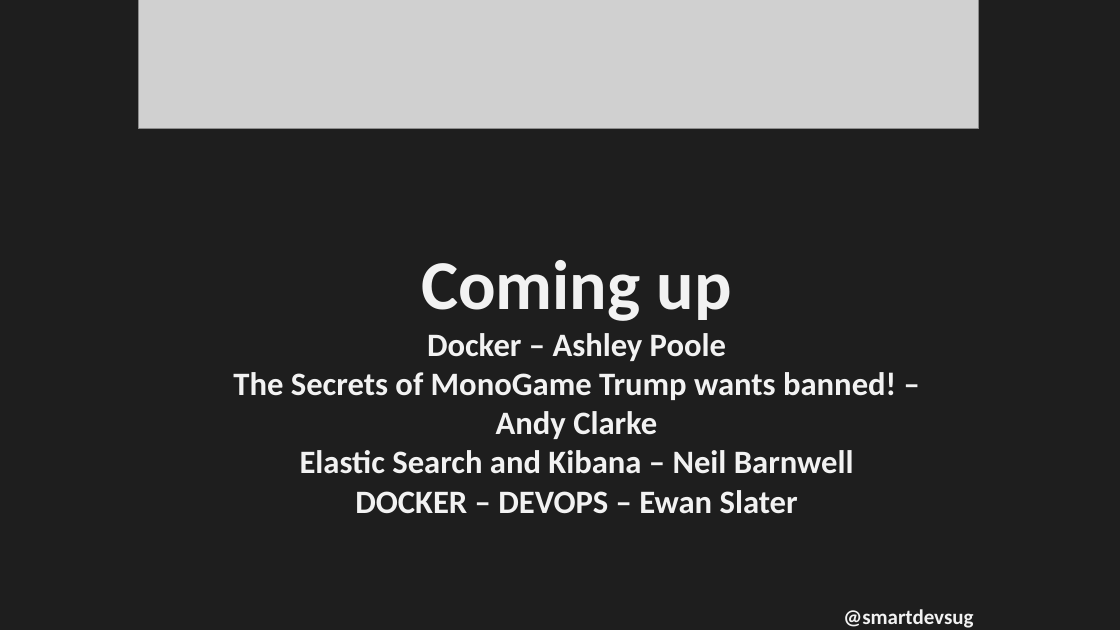
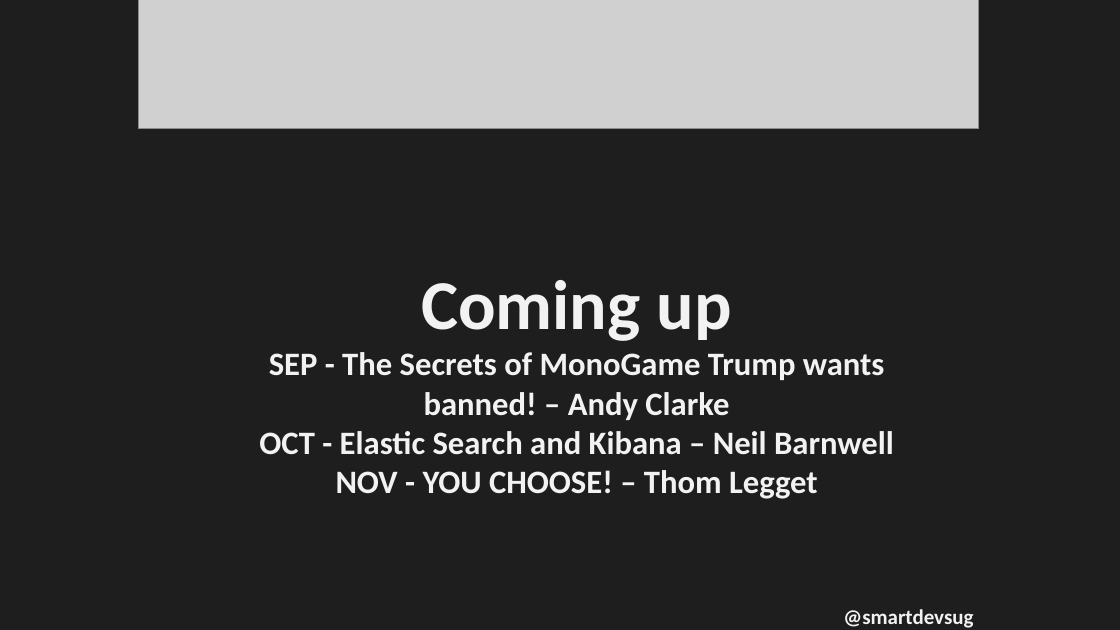
Before and after one commit to rippo/smartdevs, a slide deck: slide 5 of WelcomePresentation-SmartDevs.pptx. Drawn at 1120x630 pixels with LibreOffice and Linux fonts; fonts in the diff are those of the drawing; grey boxes stand for pictures. Boxes give left, top, right and bottom in pixels: in the first picture for what was removed or moved away, otherwise in the second. Text is boxed around its words. In the diff, an @@ line names an element or a change of style, - is before the commit and + after.

```diff
--- a/WelcomePresentation-SmartDevs.pptx
+++ b/WelcomePresentation-SmartDevs.pptx
@@ text at [259,280,894,499]: text changed @@
-Coming up
-Docker – Ashley Poole
-The Secrets of MonoGame Trump wants banned! – Andy Clarke
-Elastic Search and Kibana – Neil Barnwell
-DOCKER – DEVOPS – Ewan Slater
+Coming up
+SEP - The Secrets of MonoGame Trump wants banned! – Andy Clarke
+OCT - Elastic Search and Kibana – Neil Barnwell
+NOV - YOU CHOOSE! – Thom Legget
```
Also in this commit, not shown: 2 other slides changed, 1 slide added.
